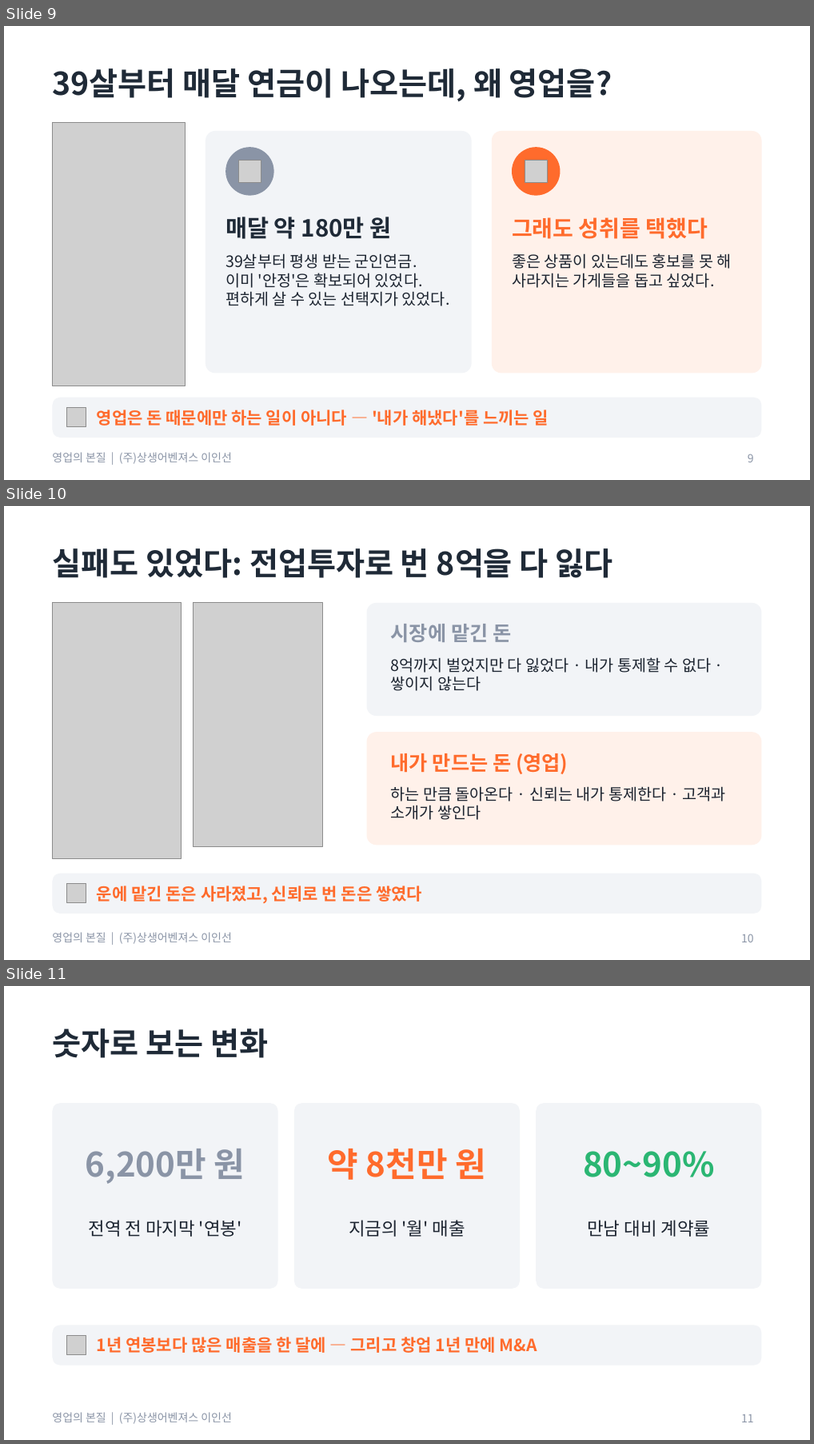
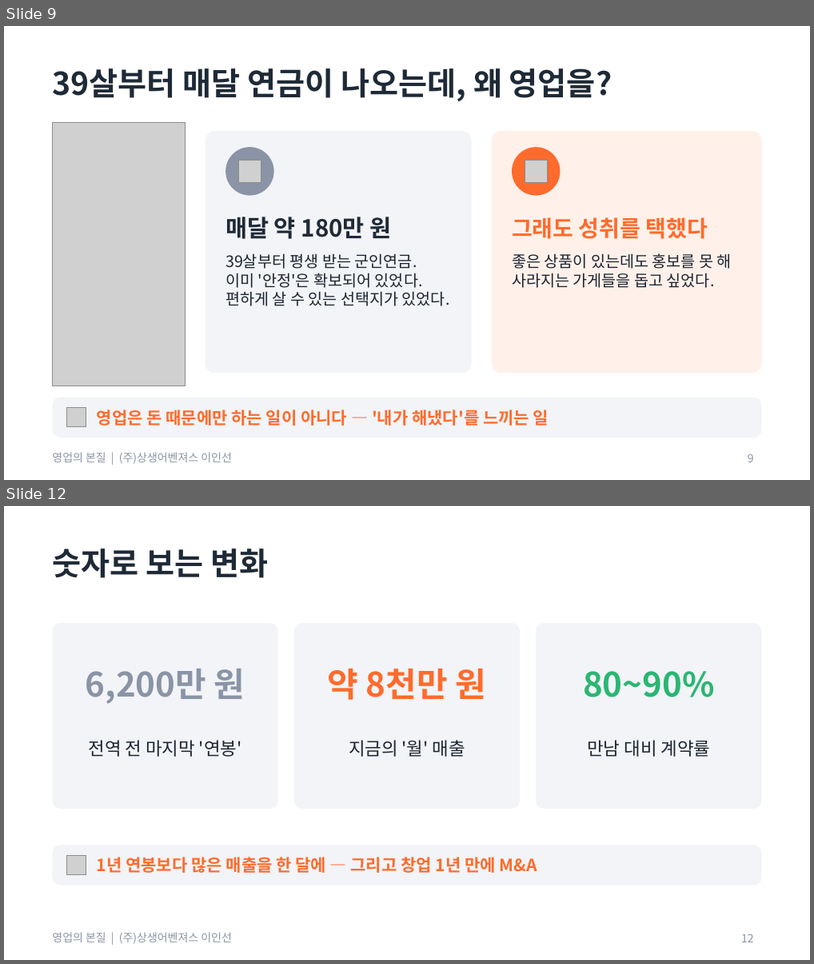
Before and after one commit to aspirinx79-crypto/cmo, a slide deck: docs/sales/영업의_본질_교육자료.pptx. Shown one above the other, each under a label of ours: slides 9, 10 and 11 before the commit, slides 9 and 12 after it; the slides between them are not shown. The pictures are 814x1444 and 814x964 pixels, drawn with LibreOffice and Linux fonts; fonts in the diff are those of the drawing; grey boxes stand for pictures. Boxes give left, top, right and bottom in pixels: in the first picture for what was removed or moved away, otherwise in the second. Text is boxed around its words. In the diff, an @@ line names an element or a change of style, - is before the commit and + after.

```diff
--- a/docs/sales/영업의_본질_교육자료.pptx
+++ b/docs/sales/영업의_본질_교육자료.pptx
@@ slide 10 removed at [4, 506, 810, 960], background #FFFFFF; not listed: 1 template element that a slide beside it also shows @@
@@ title removed at [52, 548, 614, 578] @@
-실패도 있었다: 전업투자로 번 8억을 다 잃다
@@ picture removed at [52, 603, 182, 858] @@
@@ picture removed at [194, 603, 322, 846] @@
@@ rounded rectangle removed at [367, 603, 762, 716] @@
@@ text removed at [391, 624, 511, 642] @@
-시장에 맡긴 돈
@@ text removed at [391, 657, 711, 691] @@
-8억까지 벌었지만 다 잃었다 · 내가 통제할 수 없다 · 쌓이지 않는다
@@ rounded rectangle removed at [367, 732, 762, 844] @@
@@ text removed at [391, 753, 568, 774] @@
-내가 만드는 돈 (영업)
@@ text removed at [391, 786, 726, 820] @@
-하는 만큼 돌아온다 · 신뢰는 내가 통제한다 · 고객과 소개가 쌓인다
@@ rounded rectangle removed at [52, 873, 762, 913] @@
@@ picture removed at [67, 884, 86, 903] @@
@@ text removed at [97, 885, 422, 903] @@
-운에 맡긴 돈은 사라졌고, 신뢰로 번 돈은 쌓였다
@@ page number removed at [742, 933, 754, 942] @@
-10
@@ what was slide 11 is now slide 12 @@
@@ page number at [742, 933, 754, 942]: text changed @@
-11
+12
```
Also in this commit, not shown: 1 slide changed, 2 slides added, 2 other files.
